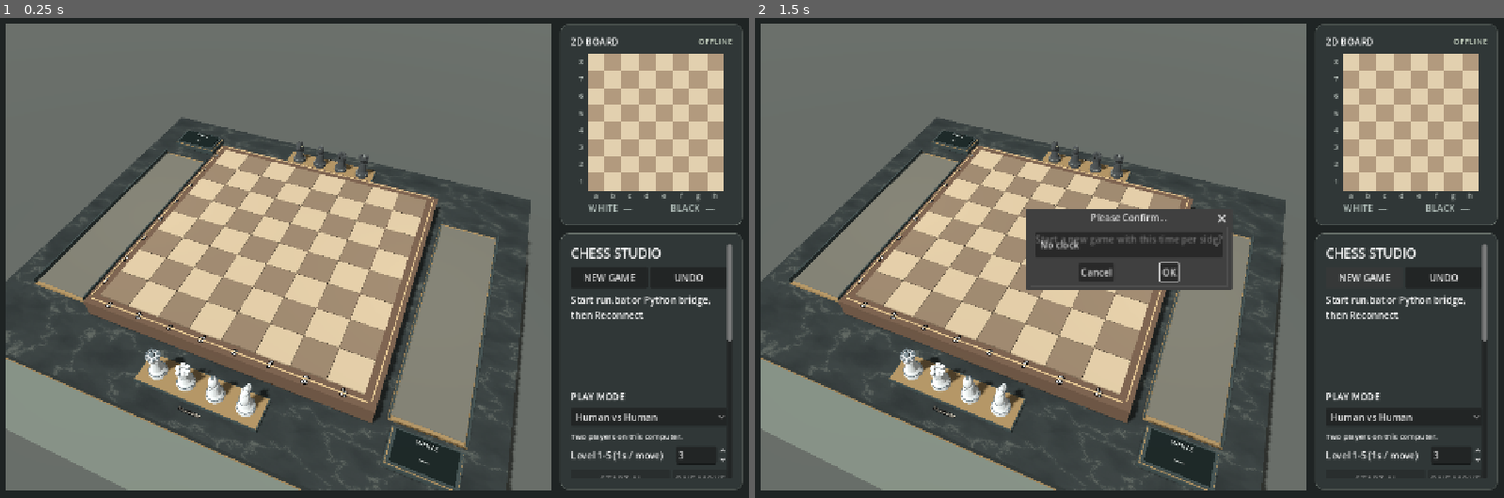
Above: before the commit, frames 1-2 (left to right).
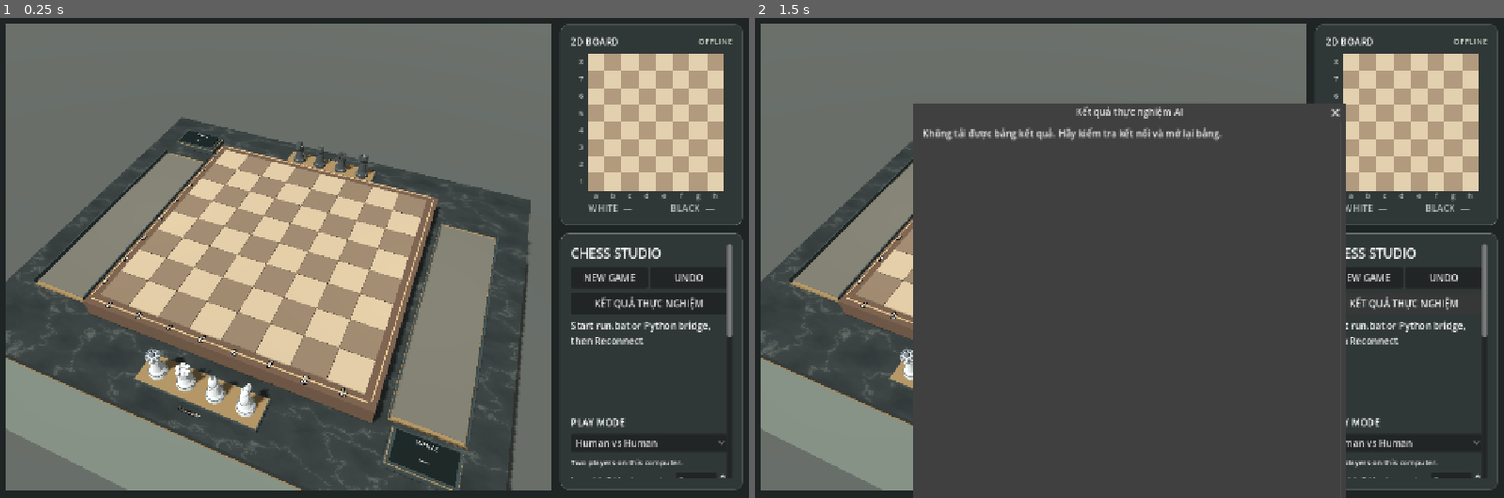
Above: after the commit, the same moments.

Repository: hoagannhh/chess_artificial_intelligence
Game: Godot game, scene res://main.tscn
Same seed, same stepped clock (60 frames per second), same inputs: the game is played once before the commit and once after it.
Inputs:
- Up to frame 1 (0.25 s): no input
- Up to frame 2 (1.5 s): click "UNDO" at 0.5 s; click "NEW GAME" (after the commit: "KẾT QUẢ THỰC NGHIỆM") at 1.25 s

The runs differ from the first frame. In frame 1, 1.5% of the frame differs, in the area x 76-98%, y 57-96%; in frame 2, 31%, in the area x 21-98%, y 17-100%.

Commit message:
experiment

Diff:
--- a/frontend/arena.gd
+++ b/frontend/arena.gd
@@ -1,6 +1,7 @@
 extends Node3D
 
-const AI_ALGORITHMS = ["minimax", "alphabeta", "pvs", "mcts"]
+const AI_NAMES = preload("res://experiment_results.gd").AI_NAMES
+const AI_ALGORITHMS = ["minimax", "alphabeta", "pvs", "mcts", "astar_ab", "expectimax", "alphabeta_q"]
 const Piece = preload("res://chess_piece.gd")
 var room := preload("res://room.gd").new()
 var board_frame := SubViewportContainer.new()
@@ -30,6 +31,8 @@
 var draw_button: Button
 var notice := Label.new()
 var result_dialog := AcceptDialog.new()
+var experiments := preload("res://experiment_results.gd").new()
+var experiments_button: Button
 var resign_dialog := ConfirmationDialog.new()
 var draw_dialog := ConfirmationDialog.new()
 var export_dialog := FileDialog.new()
@@ -178,7 +181,7 @@
 	update_camera()
 
 func camera_modal_open() -> bool:
-	return promotion.visible or reset_dialog.visible or resign_dialog.visible or draw_dialog.visible or result_dialog.visible or export_dialog.visible
+	return promotion.visible or reset_dialog.visible or resign_dialog.visible or draw_dialog.visible or result_dialog.visible or export_dialog.visible or experiments.visible
 
 # Continue an already-started drag across the frame boundary and catch its release.
 # New board gestures start only inside the board frame.
@@ -293,6 +296,8 @@
 	new_game.size_flags_horizontal = Control.SIZE_EXPAND_FILL
 	undo_button = button(game_actions, "UNDO", undo_player_turn)
 	undo_button.size_flags_horizontal = Control.SIZE_EXPAND_FILL
+	layer.add_child(experiments)
+	experiments_button = button(column, "KẾT QUẢ THỰC NGHIỆM", func(): experiments.open_results(endpoint))
 	detail.autowrap_mode = TextServer.AUTOWRAP_WORD_SMART
 	detail.custom_minimum_size.y = 44
 	column.add_child(detail)
@@ -328,10 +333,8 @@
 		label.custom_minimum_size.x = 55
 		row.add_child(label)
 		var choice: OptionButton = ai_white if side == "White" else ai_black
-		choice.add_item("Minimax")
-		choice.add_item("Alpha-Beta")
-		choice.add_item("PVS / NegaScout")
-		choice.add_item("MCTS")
+		for algorithm in AI_ALGORITHMS:
+			choice.add_item("PVS / NegaScout" if algorithm == "pvs" else AI_NAMES[algorithm])
 		choice.select(0 if side == "White" else 1)
 		choice.size_flags_horizontal = Control.SIZE_EXPAND_FILL
 		row.add_child(choice)
@@ -339,7 +342,7 @@
 	column.add_child(depth_row)
 	var depth_label := Label.new()
 	depth_label.text = "Level 1-5 (1s / move)"
-	depth_label.tooltip_text = "Minimax / Alpha-Beta / PVS: search depth. MCTS: rollout limit = level x 8 plies."
+	depth_label.tooltip_text = "Search depth in plies. MCTS rollout limit is level × 8 plies."
 	depth_label.size_flags_horizontal = Control.SIZE_EXPAND_FILL
 	depth_row.add_child(depth_label)
 	ai_depth.min_value = 1
@@ -482,7 +485,7 @@
 	ai_toggle.text = "START AI"
 
 func request_ai_move() -> void:
-	if busy or state.is_empty() or state.finished or not is_ai_turn() or camera_modal_open():
+	if busy or state.is_empty() or state.finished or not is_ai_turn() or (camera_modal_open() and not experiments.visible):
 		return
 	var choice: OptionButton = ai_white if state.turn == "white" else ai_black
 	ai_info.text = str(state.turn).to_upper() + " thinking..."
@@ -526,6 +529,8 @@
 		detail.text = "Cannot start request. Use run.bat."
 
 func send_action(data: Dictionary) -> void:
+	if play_mode.selected == 2 and data.get("action") in ["ai_move", "claim", "resign", "agree_draw"]:
+		data["ai_players"] = [AI_ALGORITHMS[ai_white.selected], AI_ALGORITHMS[ai_black.selected]]
 	if play_mode.selected == 1 and data.get("action") in ["move", "reset"]:
 		ai_running = true
 		ai_toggle.text = "PAUSE AI"
@@ -574,7 +579,11 @@
 			var reward_text := "n/a" if stats.mean_reward == null else "%.3f" % float(stats.mean_reward)
 			ai_info.text = "%s / MCTS\n%d simulations | %d tree nodes\nRollout limit: %d plies\n%.0f ms | tree depth %d\nWhite reward [-1,1]: %s" % [stats.side, stats.iterations, stats.nodes, stats.rollout_limit, stats.elapsed_ms, stats.tree_depth, reward_text]
 		else:
-			ai_info.text = "%s / %s\nDepth %d/%d | %d nodes\n%.0f ms | %d cutoffs\n%d re-searches | White: %.2f%s" % [stats.side, stats.algorithm, stats.depth, stats.requested_depth, st …(140 unchanged characters)…
+			ai_info.text = "%s / %s\nDepth %d/%d | %d nodes\n%.0f ms | %d cutoffs\n%d re-searches | White: %.2f%s" % [stats.side, AI_NAMES[stats.algorithm], stats.depth, stats.requested_depth, st …(140 unchanged characters)…
+			if stats.algorithm == "astar_ab":
+				ai_info.text += "\nA* route nodes: %d" % int(stats.route_nodes)
+			elif stats.algorithm == "alphabeta_q":
+				ai_info.text += "\nQuiescence nodes: %d" % int(stats.qnodes)
 	if not stats is Dictionary:
 		ai_info.text = "Start from this position. Pause after current move."
 	status.text = state.title
@@ -584,7 +593,9 @@
 	resign_button.disabled = state.finished
 	draw_button.disabled = state.finished
 	notice.text = state.get("notice", "")
-	if newly_finished and not smoke:
+	if newly_finished and experiments.visible:
+		experiments.refresh(endpoint)
+	elif newly_finished and not smoke:
 		result_dialog.dialog_text = "%s\n%s\nResult: %s" % [state.title, state.detail, state.result]
 		result_dialog.popup_centered(Vector2i(380, 180))
 	log_text.text = "MOVE HISTORY\n\n"
@@ -674,6 +685,30 @@
 			return
 		elif smoke_phase == 8:
 			assert(state.history.size() == 2 and state.ai_stats.algorithm == "alphabeta")
+			smoke_phase = 81
+			send_action({"action": "agree_draw"})
+			return
+		elif smoke_phase == 81:
+			assert(state.finished)
+			experiments.loaded.connect(func():
+				var live: Dictionary = experiments.sources[1]
+				assert(int(live.games) == 1 and int(live.pairs[0].draws) == 1)
+				experiments.selector.select(1)
+				experiments.selector.item_selected.emit(1)
+				assert(experiments.tables.get_child_count() == 4)
+				experiments.tabs.current_tab = 1
+				var game_row := experiments.match_table.get_root().get_first_child()
+				assert(game_row.get_text(2) == "Minimax" and game_row.get_text(3) == "Alpha–Beta")
+				assert(game_row.get_text(4) == "Hòa (½–½)")
+				experiments.hide()
+				print("EXPERIMENT_RESULTS_OK")
+				smoke_phase = 82
+				send_action({"action": "undo"}), CONNECT_ONE_SHOT)
+			experiments_button.pressed.emit()
+			return
+		elif smoke_phase == 82:
+			assert(not state.finished and state.history.size() == 2)
+			ai_running = true
 			ai_white.select(2)
 			ai_black.select(3)
 			smoke_phase = 9
@@ -684,8 +719,32 @@
 			return
 		elif smoke_phase == 10:
 			assert(state.history.size() == 4 and state.ai_stats.algorithm == "mcts")
+			ai_white.select(AI_ALGORITHMS.find("astar_ab"))
+			ai_black.select(AI_ALGORITHMS.find("expectimax"))
+			smoke_phase = 101
+			return
+		elif smoke_phase == 101:
+			assert(state.ai_stats.algorithm == "astar_ab" and state.ai_stats.route_nodes > 0)
+			smoke_phase = 102
+			return
+		elif smoke_phase == 102:
+			assert(state.ai_stats.algorithm == "expectimax")
+			ai_white.select(AI_ALGORITHMS.find("alphabeta_q"))
+			smoke_phase = 103
+			return
+		elif smoke_phase == 103:
+			assert(state.ai_stats.algorithm == "alphabeta_q" and state.ai_stats.qnodes > 0)
 			stop_ai()
-			print("AI_MATCH_OK minimax/alphabeta/pvs/mcts/autoplay/pause")
+			print("AI_MATCH_OK minimax/alphabeta/pvs/mcts/astar_ab/expectimax/alphabeta_q")
+			smoke_phase = 104
+			send_action({"action": "undo", "count": 2})
+			return
+		elif smoke_phase == 104:
+			smoke_phase = 105
+			send_action({"action": "undo"})
+			return
+		elif smoke_phase == 105:
+			assert(state.history.size() == 4)
 			smoke_phase = 11
 			send_action({"action": "undo"})
 			return
--- /dev/null
+++ b/frontend/experiment_results.gd
@@ -0,0 +1,154 @@
+extends AcceptDialog
+
+signal loaded
+
+const AI_NAMES := {"minimax": "Minimax", "alphabeta": "Alpha–Beta", "pvs": "PVS", "mcts": "MCTS",
+	"astar_ab": "A* + Alpha–Beta", "expectimax": "Expectimax", "alphabeta_q": "Alpha–Beta + Quiescence"}
+const RESULT_LABELS := {"1-0": "Trắng thắng (1–0)", "0-1": "Đen thắng (0–1)", "1/2-1/2": "Hòa (½–½)", "*": "Dở dang (*)"}
+var http := HTTPRequest.new()
+var selector := OptionButton.new()
+var message := Label.new()
+var tables := VBoxContainer.new()
+var tabs := TabContainer.new()
+var match_table := Tree.new()
+var match_empty := Label.new()
+var sources: Array = []
+
+func _ready() -> void:
+	title = "Kết quả thực nghiệm AI"
+	get_ok_button().text = "Đóng"
+	add_child(http)
+	http.timeout = 6.0
+	http.request_completed.connect(_received)
+	var column := VBoxContainer.new()
+	column.add_theme_constant_override("separation", 12)
+	add_child(column)
+	column.add_child(selector)
+	selector.item_selected.connect(_display)
+	message.autowrap_mode = TextServer.AUTOWRAP_WORD_SMART
+	column.add_child(message)
+	tabs.size_flags_vertical = Control.SIZE_EXPAND_FILL
+	column.add_child(tabs)
+	var scroll := ScrollContainer.new()
+	tabs.add_child(scroll)
+	tabs.set_tab_title(0, "Tổng hợp")
+	tables.size_flags_horizontal = Control.SIZE_EXPAND_FILL
+	tables.add_theme_constant_override("separation", 10)
+	scroll.add_child(tables)
+	var games := VBoxContainer.new()
+	tabs.add_child(games)
+	tabs.set_tab_title(1, "Từng ván")
+	games.add_child(match_empty)
+	match_empty.text = "Chưa có ván nào trong bảng này."
+	games.add_child(match_table)
+	match_table.size_flags_vertical = Control.SIZE_EXPAND_FILL
+	match_table.hide_root = true
+	match_table.columns = 5
+	match_table.column_titles_visible = true
+	var titles := ["Nguồn", "Ván", "Quân Trắng", "Quân Đen", "Kết quả"]
+	for i in titles.size():
+		match_table.set_column_title(i, titles[i])
+	match_table.set_column_expand(1, false)
+	match_table.set_column_custom_minimum_width(1, 48)
+	match_table.set_column_expand_ratio(0, 2)
+	match_table.set_column_custom_minimum_width(4, 145)
+
+func open_results(endpoint: String) -> void:
+	popup_centered_clamped(Vector2i(720, 460))
+	refresh(endpoint)
+
+func refresh(endpoint: String) -> void:
+	http.cancel_request()
+	selector.hide()
+	tabs.hide()
+	_clear_tables()
+	message.text = "Đang tải kết quả…"
+	if http.request(endpoint + "/experiments") != OK:
+		message.text = "Không thể kết nối với backend. Hãy mở lại bảng để thử lại."
+
+func _received(result: int, code: int, _headers: PackedStringArray, body: PackedByteArray) -> void:
+	var data = JSON.parse_string(body.get_string_from_utf8())
+	if result != HTTPRequest.RESULT_SUCCESS or code != 200 or not data is Dictionary or not data.has("sources"):
+		message.text = "Không tải được bảng kết quả. Hãy kiểm tra kết nối và mở lại bảng."
+		return
+	sources = data.sources
+	var previous := selector.get_item_text(selector.selected) if selector.selected >= 0 else ""
+	selector.clear()
+	for source in sources:
+		selector.add_item(source.name)
+		if source.name == previous:
+			selector.select(selector.item_count - 1)
+	selector.show()
+	tabs.show()
+	message.text = "" if data.skipped.is_empty() else "Không đọc được giải: " + ", ".join(data.skipped)
+	_display(selector.selected)
+	loaded.emit()
+
+func _clear_tables() -> void:
+	for child in tables.get_children():
+		tables.remove_child(child)
+		child.queue_free()
+
+func _table(title_text: String, headers: Array) -> GridContainer:
+	var title_label := Label.new()
+	title_label.text = title_text
+	title_label.add_theme_font_size_override("font_size", 19)
+	tables.add_child(title_label)
+	var grid := GridContainer.new()
+	grid.columns = headers.size()
+	grid.add_theme_constant_override("h_separation", 12)
+	tables.add_child(grid)
+	_row(grid, headers, true)
+	return grid
+
+func _row(grid: GridContainer, values: Array, header := false) -> void:
+	for value in values:
+		var cell := Label.new()
+		cell.text = str(value)
+		cell.size_flags_horizontal = Control.SIZE_EXPAND_FILL
+		if header:
+			cell.modulate = Color("c6d9bd")
+		grid.add_child(cell)
+
+func _display(index: int) -> void:
+	_clear_tables()
+	var source: Dictionary = sources[index]
+	_display_matches(index)
+	if int(source.games) == 0:
+		var empty := Label.new()
+		empty.text = "Chưa có ván nào trong bảng này."
+		tables.add_child(empty)
+		return
+	var totals := _table("Thành tích · %d ván" % int(source.games),
+		["AI", "Ván", "Thắng", "Hòa", "Thua", "Dở dang", "Tự đấu"])
+	for item in source.standings:
+		_row(totals, [AI_NAMES.get(item.algorithm, item.algorithm), int(item.games), int(item.wins),
+			int(item.draws), int(item.losses), int(item.unfinished), int(item.self_play)])
+	var pairs := _table("Đối đầu từng cặp", ["AI A", "AI B", "A thắng", "Hòa", "B thắng", "Dở dang"])
+	for item in source.pairs:
+		var a: String = AI_NAMES.get(item.a, item.a)
+		var b: String = AI_NAMES.get(item.b, item.b)
+		if item.a == item.b:
+			a += " (Trắng)"
+			b += " (Đen)"
+		_row(pairs, [a, b, int(item.a_wins), int(item.draws), int(item.b_wins), int(item.unfinished)])
+
+func _display_matches(index: int) -> void:
+	match_table.clear()
+	match_empty.visible = int(sources[index].games) == 0
+	match_table.visible = not match_empty.visible
+	var root := match_table.create_item()
+	# The first source is the combined view. Its games are stored in the individual sources.
+	for i in range(1, sources.size()):
+		if index != 0 and index != i:
+			continue
+		var source: Dictionary = sources[i]
+		for game in source.matches:
+			var row := match_table.create_item(root)
+			row.set_text(0, source.name)
+			row.set_tooltip_text(0, source.name)
+			row.set_text(1, str(int(game.number)) if i == 1 else str(game.game_id))
+			row.set_tooltip_text(1, str(game.game_id))
+			row.set_text(2, AI_NAMES.get(game.white_algorithm, game.white_algorithm))
+			row.set_text(3, AI_NAMES.get(game.black_algorithm, game.black_algorithm))
+			row.set_text(4, RESULT_LABELS[game.result])
Not shown, removed: docs/AI.md
Not shown, removed: docs/API.md
Not shown, removed: docs/GODOT_3D.md
Not shown, removed: docs/ROADMAP.md
